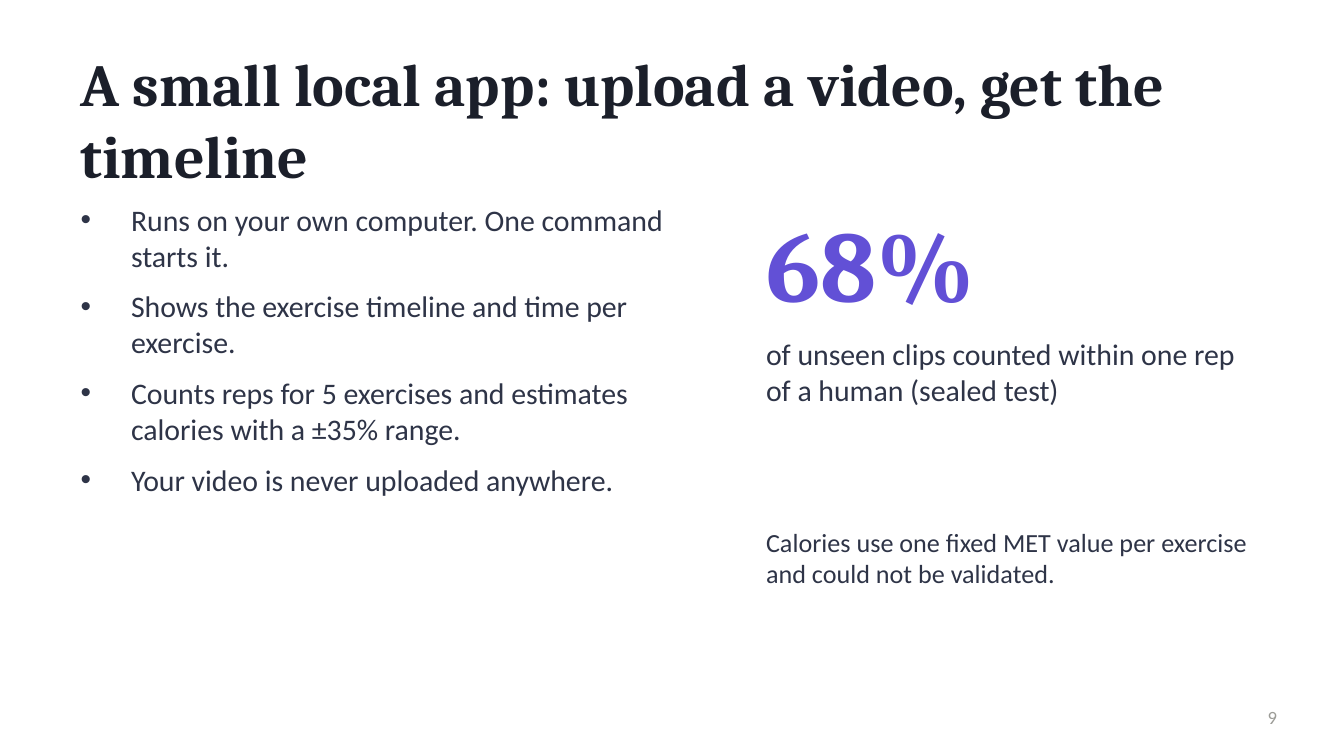
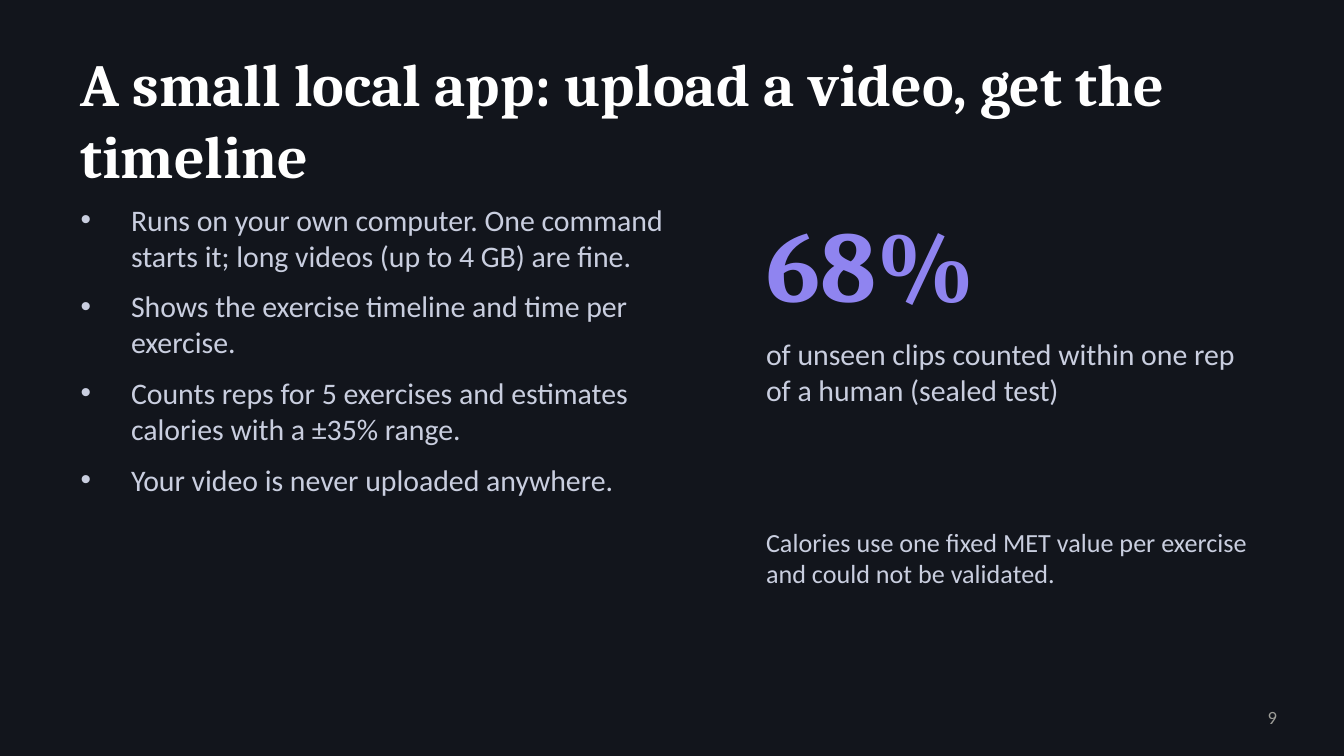
Before and after one commit to bariscelikk1/cALorie, a slide deck: slide 9 of ml/artifacts/final_model_v2/cALorie_final_presentation.pptx. Drawn at 1344x756 pixels with LibreOffice and Linux fonts; fonts in the diff are those of the drawing. Boxes give left, top, right and bottom in pixels: in the first picture for what was removed or moved away, otherwise in the second. Text is boxed around its words. In the diff, an @@ line names an element or a change of style, - is before the commit and + after.

Commit message:
Web page redesign (dark, long-video friendly, run script) and darker slide deck

```diff
--- a/ml/artifacts/final_model_v2/cALorie_final_presentation.pptx
+++ b/ml/artifacts/final_model_v2/cALorie_final_presentation.pptx
@@ background #FFFFFF to #12151C @@
@@ title "A small local app: upload ..." at <box>81,64,1164,179</box>: text colour #1B1F2A to #FFFFFF @@
@@ text "68%" at <box>766,233,975,305</box>: text colour #6250D6 to #8F84F0 @@
@@ text at <box>131,210,663,272</box>: text changed; text colour #2E3447 to #C9CEDF @@
-• Runs on your own computer. One command starts it.
+• Runs on your own computer. One command starts it; long videos (up to 4 GB) are fine.
@@ text at <box>131,296,628,496</box>: text colour #2E3447 to #C9CEDF in "Shows the exercise timeline and time per ...", "Counts reps for 5 exercises and estimates ...", "Your video is never uploaded anywhere." @@
@@ text "of unseen clips counted within ..." at <box>766,344,1234,405</box>: text colour #2E3447 to #C9CEDF @@
@@ text "Calories use one fixed MET ..." at <box>766,534,1246,583</box>: text colour #2E3447 to #C9CEDF @@
```
Also in this commit, not shown: 9 other slides changed, 7 other files.
